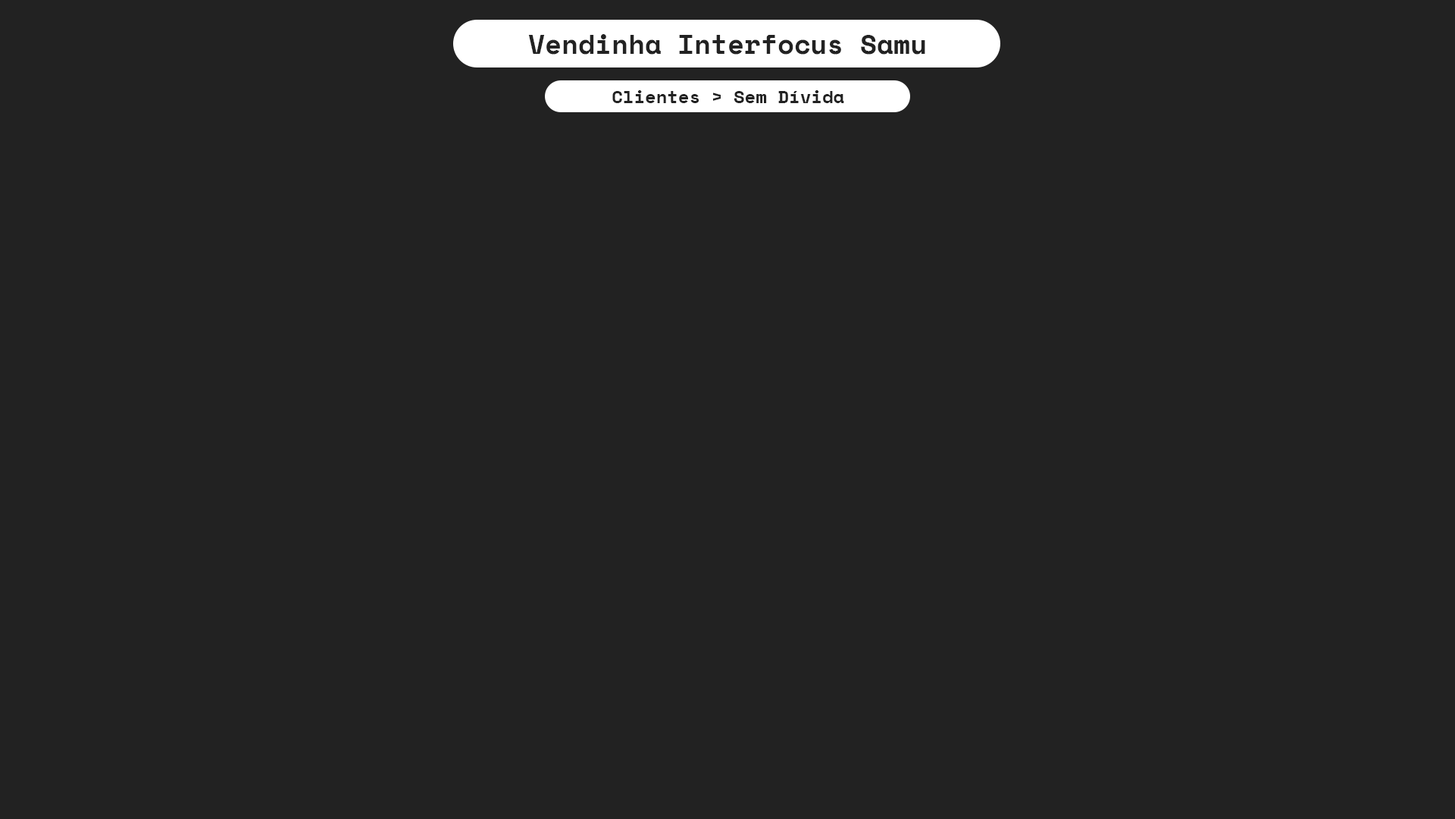
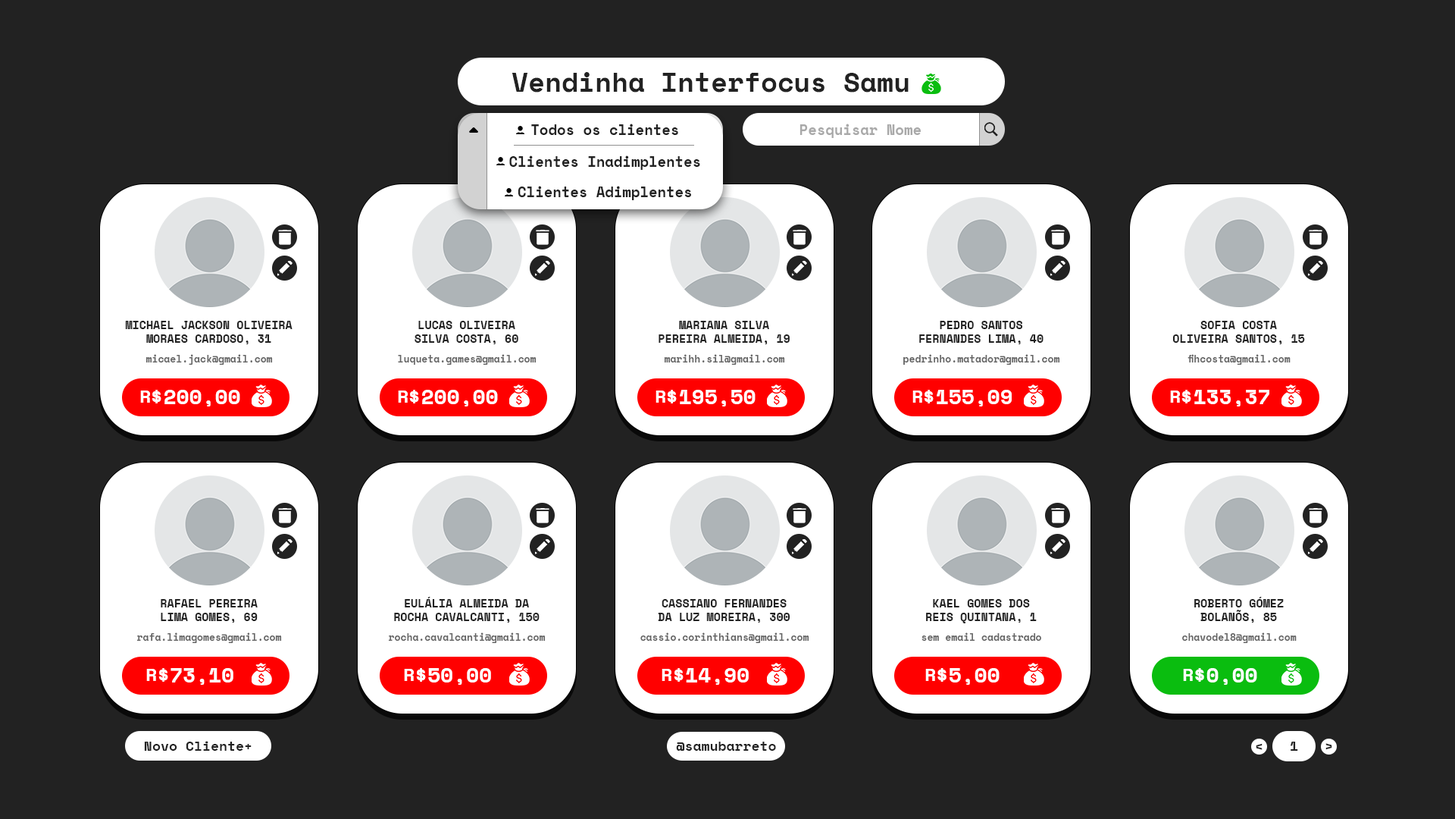
Layered file, before and after one edit (w=1455, h=819). Changes by layer:
added group "search-bar" with 5 layers in group "header-clientes" over (99, 19, 1350, 762)
added layer "Preenchimento de Cor 2" in group "search-bar" over (99, 19, 1350, 762)
added group "main-clientes" with 177 layers above "Preenchimento de Cor 1" over (99, 183, 1350, 762)
added group "cards-grid" with 160 layers in group "main-clientes" over (99, 183, 1350, 715)
added group "card cópia 9" with 15 layers in group "cards-grid" over (1129, 461, 1350, 715)
added layer "Retângulo Arredondado 3" (1st of 10, in "main-clientes" › "cards-grid" › "card cópia 9") in group "card cópia 9" over (1129, 461, 1350, 715)
added group "card cópia 8" with 15 layers in group "cards-grid" over (871, 461, 1092, 715)
added layer "Retângulo Arredondado 3" (2nd of 10, in "main-clientes" › "cards-grid" › "card cópia 8") in group "card cópia 8" over (871, 461, 1092, 715)
added group "card cópia 7" with 15 layers in group "cards-grid" over (614, 461, 835, 715)
added layer "Retângulo Arredondado 3" (3rd of 10, in "main-clientes" › "cards-grid" › "card cópia 7") in group "card cópia 7" over (614, 461, 835, 715)
added group "card cópia 5" with 15 layers in group "cards-grid" over (99, 461, 320, 715)
added layer "Retângulo Arredondado 3" (5th of 10, in "main-clientes" › "cards-grid" › "card cópia 5") in group "card cópia 5" over (99, 461, 320, 715)
added group "card cópia 4" with 15 layers in group "cards-grid" over (1129, 183, 1350, 436)
added layer "Retângulo Arredondado 3" (6th of 10, in "main-clientes" › "cards-grid" › "card cópia 4") in group "card cópia 4" over (1129, 183, 1350, 436)
added group "card cópia 3" with 15 layers in group "cards-grid" over (871, 183, 1092, 436)
…and 193 more changes (188 added, 1 moved_by, 2 painted, 2 removed, 1 renamed, 3 stack, 1 visibility)
